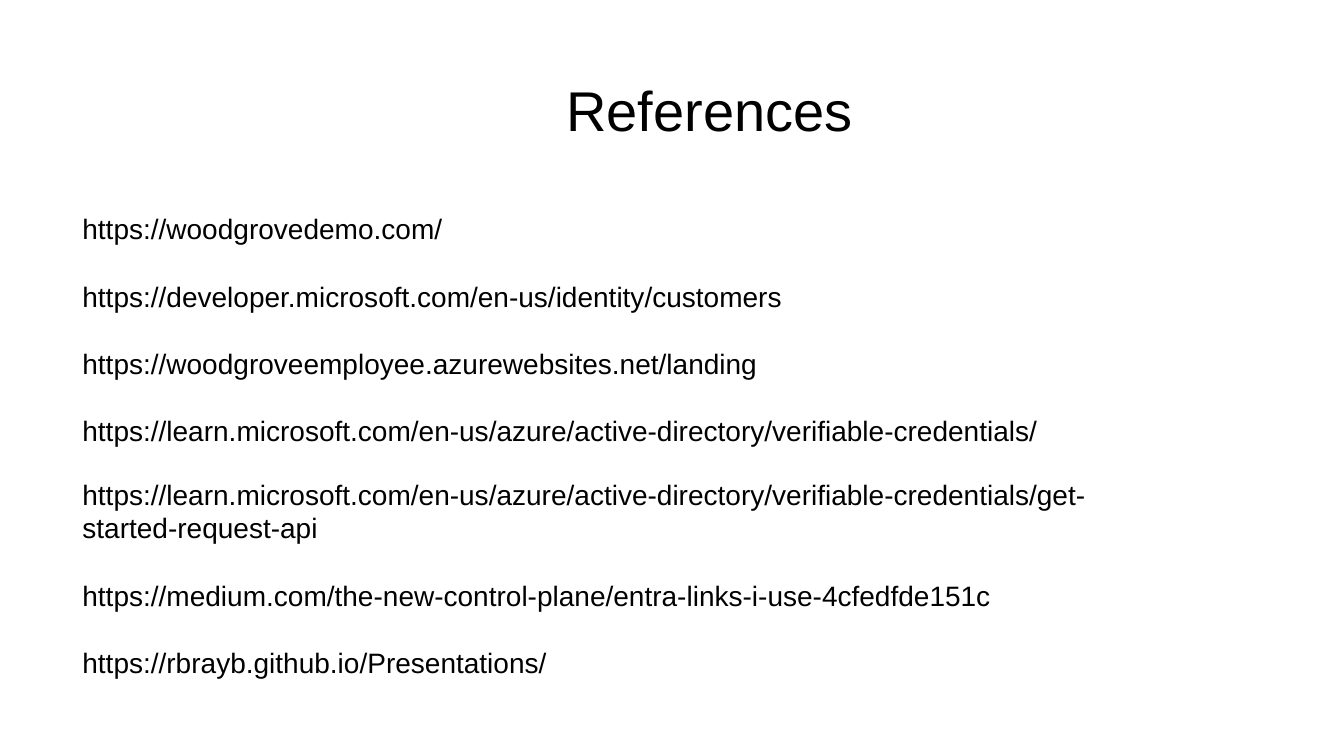
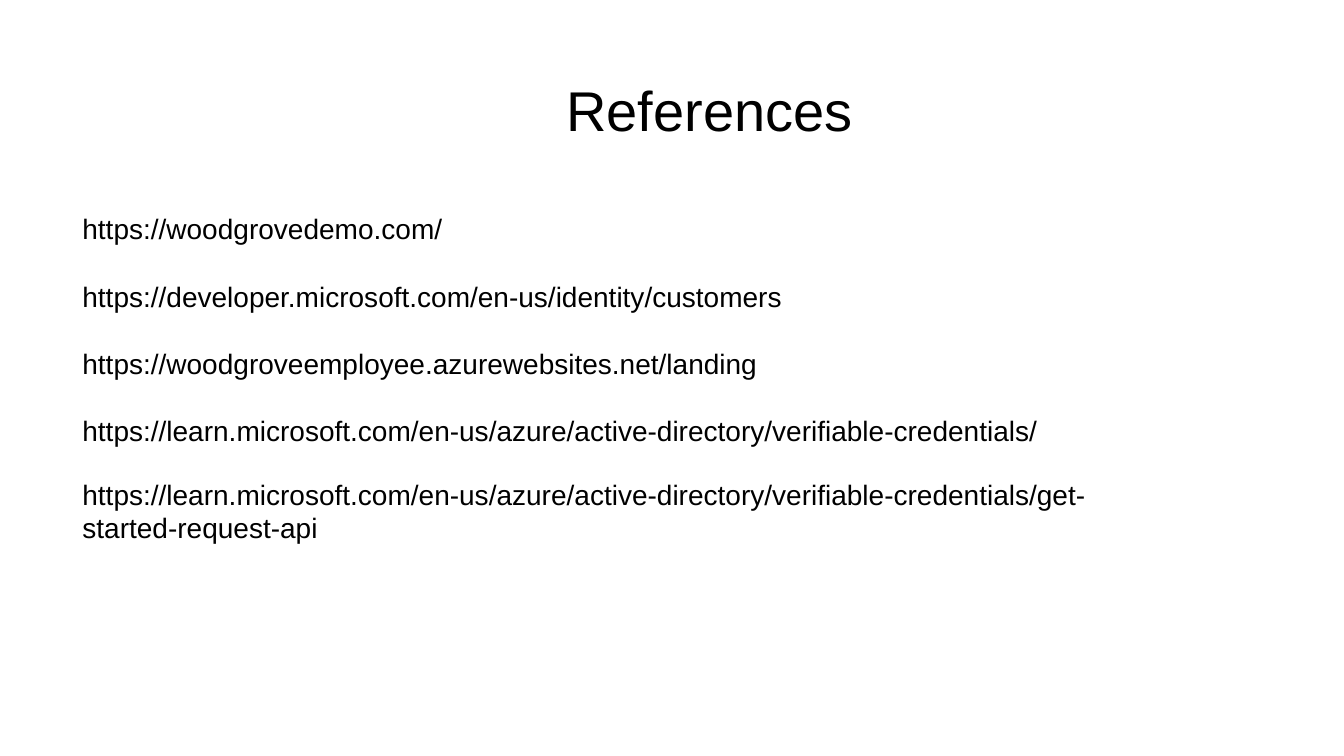
Before and after one commit to rbrayb/Presentations, a slide deck: slide 9 of Entra-CIAM-and-VC/Entra-CIAM-and-VC.pptx (slide 21 before the commit). Drawn at 1344x756 pixels with LibreOffice and Linux fonts; fonts in the diff are those of the drawing; background and template pictures are left out. Boxes give left, top, right and bottom in pixels: in the first picture for what was removed or moved away, otherwise in the second. Text is boxed around its words. In the diff, an @@ line names an element or a change of style, - is before the commit and + after.

```diff
--- a/Entra-CIAM-and-VC/Entra-CIAM-and-VC.pptx
+++ b/Entra-CIAM-and-VC/Entra-CIAM-and-VC.pptx
@@ text at [82, 585, 990, 678]: paragraphs removed @@
-https://medium.com/the-new-control-plane/entra-links-i-use-4cfedfde151c
-https://rbrayb.github.io/Presentations/
```
Also in this commit, not shown: 2 other slides changed, 3 slides added, 15 slides removed, 1 other file.
